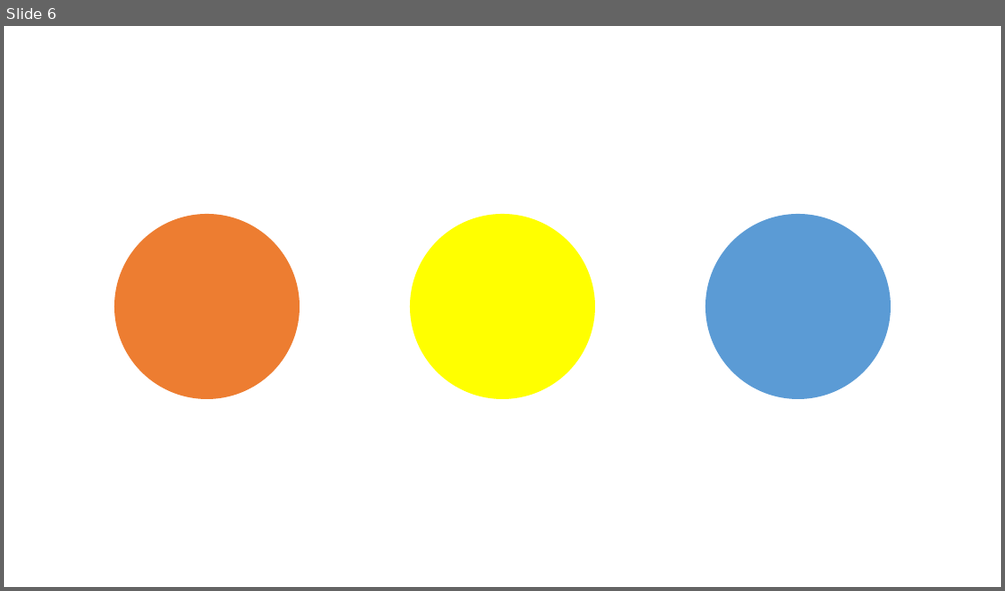
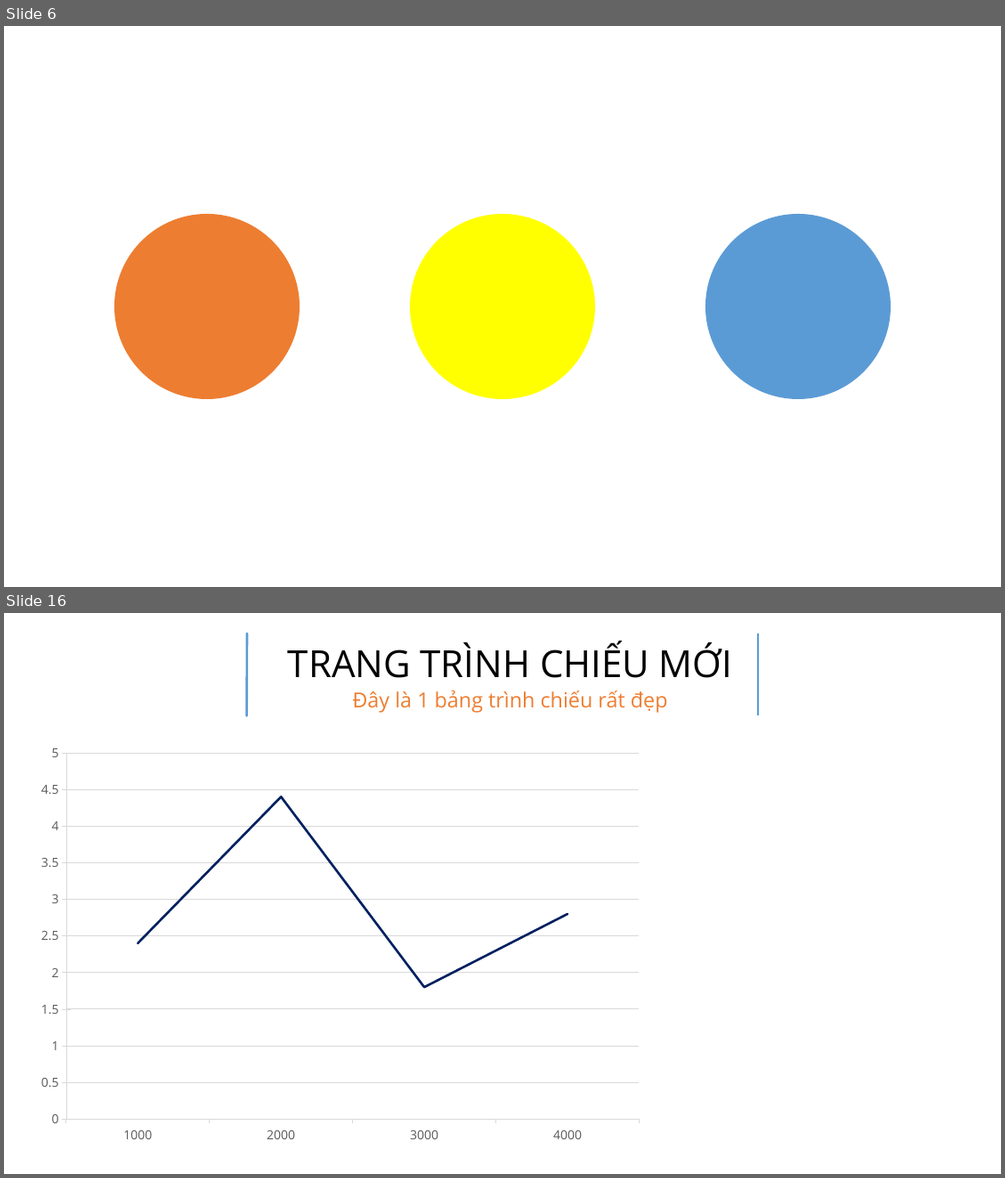
Before and after one commit to tranthanhbinh2603/PPTmasterclassV6_Powerpoint_from_A_to_Z, a slide deck: Section 3 - Slide Design (13 Functional Slides)/Learning.pptx. Shown one above the other, each under a label of ours: slide 6 before the commit, slides 6 and 16 after it; the slides between them are not shown. The pictures are 1005x591 and 1005x1178 pixels, drawn with LibreOffice and Linux fonts; fonts in the diff are those of the drawing. Boxes give left, top, right and bottom in pixels: in the first picture for what was removed or moved away, otherwise in the second. Text is boxed around its words. In the diff, an @@ line names an element or a change of style, - is before the commit and + after.

```diff
--- a/Section 3 - Slide Design (13 Functional Slides)/Learning.pptx
+++ b/Section 3 - Slide Design (13 Functional Slides)/Learning.pptx
@@ slide 16 added at (4,613,1001,1174), background #FFFFFF @@
@@ line added from (247, 633) to (247, 716), #5B9BD5 2.25 pt @@
@@ line added from (758, 633) to (758, 716), #5B9BD5 2.25 pt @@
@@ text added at (288,642,732,678), 36 pt, text #000000 @@
+TRANG TRÌNH CHIẾU MỚI
@@ text added at (353,690,668,713), 20 pt, text #ED7D31 @@
+Đây là 1 bảng trình chiếu rất đẹp
@@ line chart added at (29,736,652,1151) @@
+categories: 1000, 2000, 3000, 4000
+Series 1: 2.4, 4.4, 1.8, 2.8
```
Also in this commit, not shown: 12 other slides added, 2 other files.
